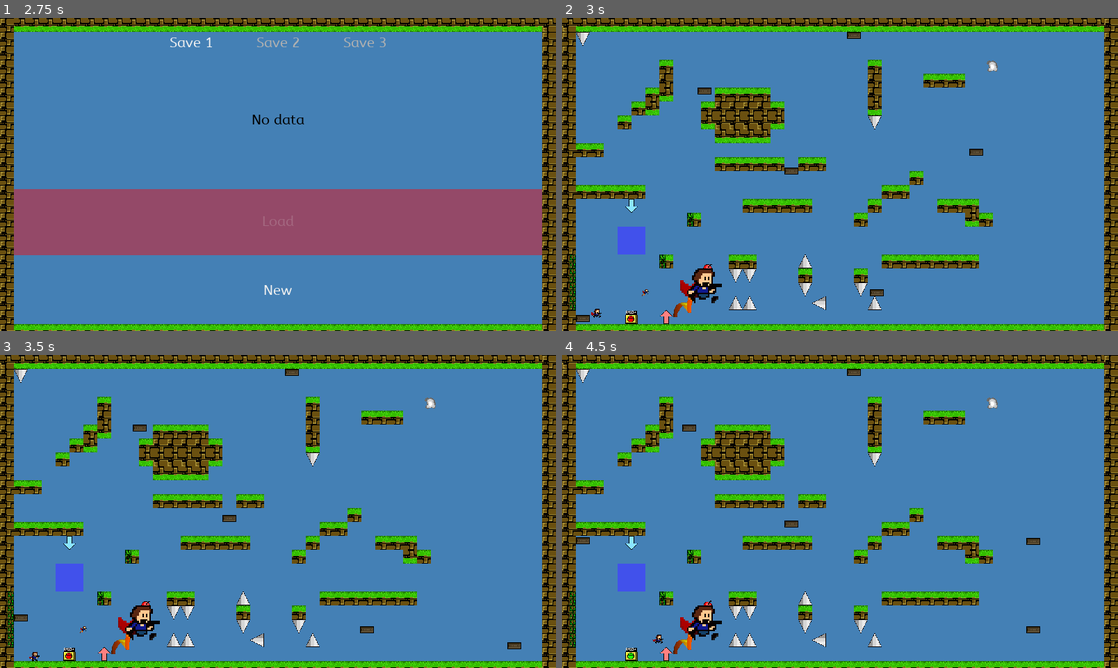
Above: before the commit, frames 1-4 (two rows, left to right).
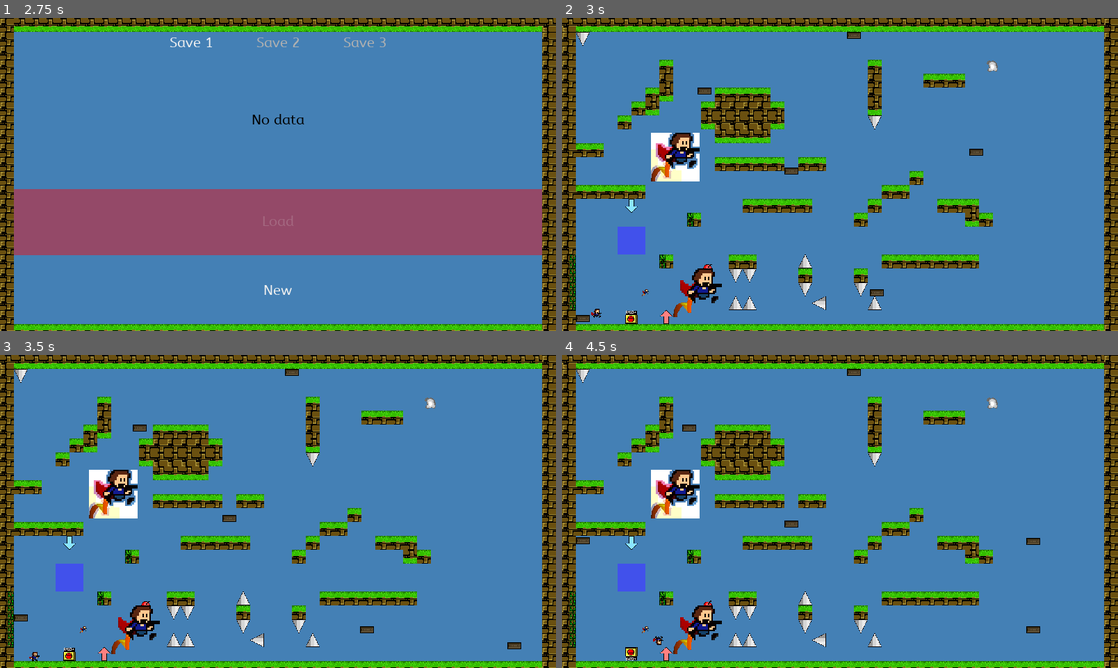
Above: after the commit, the same moments.

Repository: Smartkin/i-wanna-go-through-time-game-jam-edition
Game: Godot game, scene res://Rooms/Title.tscn
The game is run twice, just before and just after one commit, with the same random seed, the same clock (stepped at 60 frames per second) and the same inputs. Sound files missing from this copy of the repository are replaced by a short silence.
Inputs (mouse positions are in pixels of both pictures, inside the frame that each line leads up to):
- Up to frame 1 (2.75 s): click "Options" at 0.5 s; click "Back" at 1.25 s; click "Start Game" at 2 s
- Up to frame 2 (3 s): click "New" at 2.75 s
- Up to frame 3 (3.5 s): no input
- Up to frame 4 (4.5 s): tap Enter at 3.5 s; move the mouse to (962, 495) at 3.52 s; hold Right (right) 3.53-4.28 s; hold Z (shoot) 3.53-4.28 s; click (962, 495) at 3.67 s; tap Shift (jump) at 3.77, 4.07 s; tap X (dash, bound only after the commit) at 3.8, 4.35 s; move the mouse to (728, 527) at 4.27 s; hold Down (down) from 4.28 s (still down)

Frame 1 is identical in both runs. In frame 2, 1.3% of the frame differs, in the area x 16-25%, y 36-53%; in frame 3, 1.3%; in frame 4, 1.4%, in the area x 11-25%, y 36-98%.

Commit message:
Add dash ability

Diff:
--- /dev/null
+++ b/Objects/Items/Ability.tscn
@@ -0,0 +1,27 @@
+[gd_scene load_steps=5 format=2]
+
+[ext_resource path="res://icon.png" type="Texture" id=1]
+[ext_resource path="res://Scripts/Items/Ability.gd" type="Script" id=2]
+
+[sub_resource type="CanvasItemMaterial" id=1]
+blend_mode = 4
+
+[sub_resource type="RectangleShape2D" id=2]
+extents = Vector2( 56, 56 )
+
+[node name="Ability" type="Sprite" groups=["Saved"]]
+material = SubResource( 1 )
+position = Vector2( 56, 56 )
+texture = ExtResource( 1 )
+script = ExtResource( 2 )
+__meta__ = {
+"_edit_group_": true
+}
+
+[node name="Area2D" type="Area2D" parent="."]
+collision_layer = 0
+
+[node name="CollisionShape2D" type="CollisionShape2D" parent="Area2D"]
+shape = SubResource( 2 )
+
+[connection signal="body_entered" from="Area2D" to="." method="_on_Area2D_body_entered"]
--- a/Objects/Player/Player.tscn
+++ b/Objects/Player/Player.tscn
@@ -121,5 +121,15 @@
 position = Vector2( 8, 6 )
 shape = SubResource( 17 )
 
+[node name="DashTimer" type="Timer" parent="."]
+unique_name_in_owner = true
+process_mode = 0
+one_shot = true
+
+[node name="DashTween" type="Tween" parent="."]
+playback_process_mode = 0
+
 [connection signal="body_entered" from="GrabHitbox" to="." method="_on_Grab_body_entered"]
 [connection signal="body_exited" from="GrabHitbox" to="." method="_on_Grab_body_exited"]
+[connection signal="timeout" from="DashTimer" to="." method="_on_DashTimer_timeout"]
+[connection signal="tween_completed" from="DashTween" to="." method="_on_DashTween_tween_completed"]
--- a/Objects/Player/PlayerController.tscn
+++ b/Objects/Player/PlayerController.tscn
@@ -103,6 +103,9 @@
 texture = ExtResource( 6 )
 stretch_mode = 4
 
+[node name="CameraTween" type="Tween" parent="."]
+
+[connection signal="dashed" from="Player" to="." method="_on_Player_dashed"]
 [connection signal="dead" from="Player" to="." method="_on_Player_dead"]
 [connection signal="shoot" from="Player" to="." method="_on_Player_shoot"]
 [connection signal="sound" from="Player" to="." method="_on_Player_sound"]
--- a/Rooms/Options.tscn
+++ b/Rooms/Options.tscn
@@ -319,7 +319,7 @@
 
 [node name="Left" type="Button" parent="OptionsTabs/KeyboardOptionsTab"]
 margin_right = 1280.0
-margin_bottom = 48.0
+margin_bottom = 44.0
 size_flags_vertical = 3
 custom_colors/font_color_hover = Color( 0, 0.992157, 0.827451, 0.490196 )
 custom_styles/hover = ExtResource( 4 )
@@ -333,9 +333,9 @@
 bind = "left"
 
 [node name="Right" type="Button" parent="OptionsTabs/KeyboardOptionsTab"]
-margin_top = 52.0
-margin_right = 1280.0
-margin_bottom = 100.0
+margin_top = 48.0
+margin_right = 1280.0
+margin_bottom = 92.0
 size_flags_vertical = 3
 custom_colors/font_color_hover = Color( 0, 0.992157, 0.827451, 0.490196 )
 custom_styles/hover = ExtResource( 4 )
@@ -349,9 +349,9 @@
 bind = "right"
 
 [node name="Up" type="Button" parent="OptionsTabs/KeyboardOptionsTab"]
-margin_top = 104.0
-margin_right = 1280.0
-margin_bottom = 152.0
+margin_top = 96.0
+margin_right = 1280.0
+margin_bottom = 140.0
 size_flags_vertical = 3
 custom_colors/font_color_hover = Color( 0, 0.992157, 0.827451, 0.490196 )
 custom_styles/hover = ExtResource( 4 )
@@ -365,9 +365,9 @@
 bind = "up"
 
 [node name="Down" type="Button" parent="OptionsTabs/KeyboardOptionsTab"]
-margin_top = 156.0
-margin_right = 1280.0
-margin_bottom = 204.0
+margin_top = 144.0
+margin_right = 1280.0
+margin_bottom = 188.0
 size_flags_vertical = 3
 custom_colors/font_color_hover = Color( 0, 0.992157, 0.827451, 0.490196 )
 custom_styles/hover = ExtResource( 4 )
@@ -381,9 +381,9 @@
 bind = "down"
 
 [node name="Jump" type="Button" parent="OptionsTabs/KeyboardOptionsTab"]
-margin_top = 208.0
-margin_right = 1280.0
-margin_bottom = 256.0
+margin_top = 192.0
+margin_right = 1280.0
+margin_bottom = 236.0
 size_flags_vertical = 3
 custom_colors/font_color_hover = Color( 0, 0.992157, 0.827451, 0.490196 )
 custom_styles/hover = ExtResource( 4 )
@@ -396,10 +396,26 @@
 script = ExtResource( 9 )
 bind = "jump"
 
+[node name="Dash" type="Button" parent="OptionsTabs/KeyboardOptionsTab"]
+margin_top = 240.0
+margin_right = 1280.0
+margin_bottom = 284.0
+size_flags_vertical = 3
+custom_colors/font_color_hover = Color( 0, 0.992157, 0.827451, 0.490196 )
+custom_styles/hover = ExtResource( 4 )
+custom_styles/pressed = ExtResource( 5 )
+custom_styles/focus = SubResource( 10 )
+custom_styles/disabled = ExtResource( 6 )
+custom_styles/normal = ExtResource( 2 )
+text = "Dash"
+align = 0
+script = ExtResource( 9 )
+bind = "dash"
+
 [node name="Shoot" type="Button" parent="OptionsTabs/KeyboardOptionsTab"]
-margin_top = 260.0
-margin_right = 1280.0
-margin_bottom = 308.0
+margin_top = 288.0
+margin_right = 1280.0
+margin_bottom = 332.0
 size_flags_vertical = 3
 custom_colors/font_color_hover = Color( 0, 0.992157, 0.827451, 0.490196 )
 custom_styles/hover = ExtResource( 4 )
@@ -413,9 +429,9 @@
 bind = "shoot"
 
 [node name="Restart" type="Button" parent="OptionsTabs/KeyboardOptionsTab"]
-margin_top = 312.0
-margin_right = 1280.0
-margin_bottom = 360.0
+margin_top = 336.0
+margin_right = 1280.0
+margin_bottom = 380.0
 size_flags_vertical = 3
 custom_colors/font_color_hover = Color( 0, 0.992157, 0.827451, 0.490196 )
 custom_styles/hover = ExtResource( 4 )
@@ -429,9 +445,9 @@
 bind = "restart"
 
 [node name="Skip" type="Button" parent="OptionsTabs/KeyboardOptionsTab"]
-margin_top = 364.0
-margin_right = 1280.0
-margin_bottom = 412.0
+margin_top = 384.0
+margin_right = 1280.0
+margin_bottom = 428.0
 size_flags_vertical = 3
 custom_colors/font_color_hover = Color( 0, 0.992157, 0.827451, 0.490196 )
 custom_styles/hover = ExtResource( 4 )
@@ -445,9 +461,9 @@
 bind = "skip"
 
 [node name="Suicide" type="Button" parent="OptionsTabs/KeyboardOptionsTab"]
-margin_top = 416.0
-margin_right = 1280.0
-margin_bottom = 464.0
+margin_top = 432.0
+margin_right = 1280.0
+margin_bottom = 476.0
 size_flags_vertical = 3
 custom_colors/font_color_hover = Color( 0, 0.992157, 0.827451, 0.490196 )
 custom_styles/hover = ExtResource( 4 )
@@ -461,9 +477,9 @@
 bind = "suicide"
 
 [node name="Pause" type="Button" parent="OptionsTabs/KeyboardOptionsTab"]
-margin_top = 468.0
-margin_right = 1280.0
-margin_bottom = 516.0
+margin_top = 480.0
+margin_right = 1280.0
+margin_bottom = 524.0
 size_flags_vertical = 3
 custom_colors/font_color_hover = Color( 0, 0.992157, 0.827451, 0.490196 )
 custom_styles/hover = ExtResource( 4 )
@@ -477,9 +493,9 @@
 bind = "pause"
 
 [node name="ResetControls" type="Button" parent="OptionsTabs/KeyboardOptionsTab"]
-margin_top = 520.0
-margin_right = 1280.0
-margin_bottom = 568.0
+margin_top = 528.0
+margin_right = 1280.0
+margin_bottom = 572.0
 size_flags_vertical = 3
 custom_colors/font_color_hover = Color( 0, 0.992157, 0.827451, 0.490196 )
 custom_styles/hover = ExtResource( 4 )
@@ -491,7 +507,7 @@
 align = 0
 
 [node name="BackKeyboard" type="Button" parent="OptionsTabs/KeyboardOptionsTab"]
-margin_top = 572.0
+margin_top = 576.0
 margin_right = 1280.0
 margin_bottom = 620.0
 size_flags_vertical = 3
@@ -511,9 +527,8 @@
 script = ExtResource( 14 )
 
 [node name="Left" type="Button" parent="OptionsTabs/ControllerOptionsTab"]
-margin_top = 43.0
-margin_right = 1280.0
-margin_bottom = 87.0
+margin_right = 1280.0
+margin_bottom = 44.0
 size_flags_vertical = 3
 custom_colors/font_color_hover = Color( 0, 0.992157, 0.827451, 0.490196 )
 custom_styles/hover = ExtResource( 4 )
@@ -528,9 +543,9 @@
 controller_bind = true
 
 [node name="Right" type="Button" parent="OptionsTabs/ControllerOptionsTab"]
-margin_top = 91.0
-margin_right = 1280.0
-margin_bottom = 135.0
+margin_top = 48.0
+margin_right = 1280.0
+margin_bottom = 92.0
 size_flags_vertical = 3
 custom_colors/font_color_hover = Color( 0, 0.992157, 0.827451, 0.490196 )
 custom_styles/hover = ExtResource( 4 )
@@ -545,9 +560,9 @@
 controller_bind = true
 
 [node name="Up" type="Button" parent="OptionsTabs/ControllerOptionsTab"]
-margin_top = 139.0
-margin_right = 1280.0
-margin_bottom = 183.0
+margin_top = 96.0
+margin_right = 1280.0
+margin_bottom = 140.0
 size_flags_vertical = 3
 custom_colors/font_color_hover = Color( 0, 0.992157, 0.827451, 0.490196 )
 custom_styles/hover = ExtResource( 4 )
@@ -562,9 +577,9 @@
 controller_bind = true
 
 [node name="Down" type="Button" parent="OptionsTabs/ControllerOptionsTab"]
-margin_top = 187.0
-margin_right = 1280.0
-margin_bottom = 231.0
+margin_top = 144.0
+margin_right = 1280.0
+margin_bottom = 188.0
 size_flags_vertical = 3
 custom_colors/font_color_hover = Color( 0, 0.992157, 0.827451, 0.490196 )
 custom_styles/hover = ExtResource( 4 )
@@ -579,9 +594,9 @@
 controller_bind = true
 
 [node name="Jump" type="Button" parent="OptionsTabs/ControllerOptionsTab"]
-margin_top = 235.0
-margin_right = 1280.0
-margin_bottom = 279.0
+margin_top = 192.0
+margin_right = 1280.0
+margin_bottom = 236.0
 size_flags_vertical = 3
 custom_colors/font_color_hover = Color( 0, 0.992157, 0.827451, 0.490196 )
 custom_styles/hover = ExtResource( 4 )
@@ -595,10 +610,27 @@
 bind = "jump"
 controller_bind = true
 
+[node name="Dash" type="Button" parent="OptionsTabs/ControllerOptionsTab"]
+margin_top = 240.0
+margin_right = 1280.0
+margin_bottom = 284.0
+size_flags_vertical = 3
+custom_colors/font_color_hover = Color( 0, 0.992157, 0.827451, 0.490196 )
+custom_styles/hover = ExtResource( 4 )
+custom_styles/pressed = ExtResource( 5 )
+custom_styles/focus = SubResource( 10 )
+custom_styles/disabled = ExtResource( 6 )
+custom_styles/normal = ExtResource( 2 )
+text = "Dash"
+align = 0
+script = ExtResource( 9 )
+bind = "dash"
+controller_bind = true
+
 [node name="Shoot" type="Button" parent="OptionsTabs/ControllerOptionsTab"]
-margin_top = 283.0
-margin_right = 1280.0
-margin_bottom = 327.0
+margin_top = 288.0
+margin_right = 1280.0
+margin_bottom = 332.0
 size_flags_vertical = 3
 custom_colors/font_color_hover = Color( 0, 0.992157, 0.827451, 0.490196 )
 custom_styles/hover = ExtResource( 4 )
@@ -613,9 +645,9 @@
 controller_bind = true
 
 [node name="Restart" type="Button" parent="OptionsTabs/ControllerOptionsTab"]
-margin_top = 331.0
-margin_right = 1280.0
-margin_bottom = 375.0
+margin_top = 336.0
+margin_right = 1280.0
+margin_bottom = 380.0
 size_flags_vertical = 3
 custom_colors/font_color_hover = Color( 0, 0.992157, 0.827451, 0.490196 )
 custom_styles/hover = ExtResource( 4 )
@@ -630,9 +662,9 @@
 controller_bind = true
 
 [node name="Skip" type="Button" parent="OptionsTabs/ControllerOptionsTab"]
-margin_top = 379.0
-margin_right = 1280.0
-margin_bottom = 423.0
+margin_top = 384.0
+margin_right = 1280.0
+margin_bottom = 428.0
 size_flags_vertical = 3
 custom_colors/font_color_hover = Color( 0, 0.992157, 0.827451, 0.490196 )
 custom_styles/hover = ExtResource( 4 )
@@ -647,9 +679,9 @@
 controller_bind = true
 
 [node name="Suicide" type="Button" parent="OptionsTabs/ControllerOptionsTab"]
-margin_top = 427.0
-margin_right = 1280.0
-margin_bottom = 471.0
+margin_top = 432.0
+margin_right = 1280.0
+margin_bottom = 476.0
 size_flags_vertical = 3
 custom_colors/font_color_hover = Color( 0, 0.992157, 0.827451, 0.490196 )
 custom_styles/hover = ExtResource( 4 )
@@ -664,9 +696,9 @@
 controller_bind = true
 
 [node name="Pause" type="Button" parent="OptionsTabs/ControllerOptionsTab"]
-margin_top = 475.0
-margin_right = 1280.0
-margin_bottom = 519.0
+margin_top = 480.0
+margin_right = 1280.0
+margin_bottom = 524.0
 size_flags_vertical = 3
 custom_colors/font_color_hover = Color( 0, 0.992157, 0.827451, 0.490196 )
 custom_styles/hover = ExtResource( 4 )
@@ -681,9 +713,9 @@
 controller_bind = true
 
 [node name="ResetControls" type="Button" parent="OptionsTabs/ControllerOptionsTab"]
-margin_top = 523.0
-margin_right = 1280.0
-margin_bottom = 567.0
+margin_top = 528.0
+margin_right = 1280.0
+margin_bottom = 572.0
 size_flags_vertical = 3
 custom_colors/font_color_hover = Color( 0, 0.992157, 0.827451, 0.490196 )
 custom_styles/hover = ExtResource( 4 )
@@ -695,7 +727,7 @@
 align = 0
 
 [node name="BackKeyboard" type="Button" parent="OptionsTabs/ControllerOptionsTab"]
-margin_top = 571.0
+margin_top = 576.0
 margin_right = 1280.0
 margin_bottom = 620.0
 size_flags_vertical = 3
@@ -758,6 +790,8 @@
 [connection signal="key_bind_pressed" from="OptionsTabs/KeyboardOptionsTab/Down" to="." method="_on_ButtonBind_key_bind_pressed"]
 [connection signal="pressed" from="OptionsTabs/KeyboardOptionsTab/Down" to="OptionsTabs/KeyboardOptionsTab/Down" method="_on_KeyBind_pressed"]
 [connection signal="pressed" from="OptionsTabs/KeyboardOptionsTab/Jump" to="OptionsTabs/KeyboardOptionsTab/Jump" method="_on_KeyBind_pressed"]
+[connection signal="key_bind_pressed" from="OptionsTabs/KeyboardOptionsTab/Dash" to="." method="_on_ButtonBind_key_bind_pressed"]
+[connection signal="pressed" from="OptionsTabs/KeyboardOptionsTab/Dash" to="OptionsTabs/KeyboardOptionsTab/Dash" method="_on_KeyBind_pressed"]
 [connection signal="key_bind_pressed" from="OptionsTabs/KeyboardOptionsTab/Shoot" to="." method="_on_ButtonBind_key_bind_pressed"]
 [connection signal="pressed" from="OptionsTabs/KeyboardOptionsTab/Shoot" to="OptionsTabs/KeyboardOptionsTab/Shoot" method="_on_KeyBind_pressed"]
 [connection signal="pressed" from="OptionsTabs/KeyboardOptionsTab/Restart" to="OptionsTabs/KeyboardOptionsTab/Restart" method="_on_KeyBind_pressed"]
@@ -778,6 +812,8 @@
 [connection signal="pressed" from="OptionsTabs/ControllerOptionsTab/Down" to="OptionsTabs/ControllerOptionsTab/Down" method="_on_KeyBind_pressed"]
 [connection signal="key_bind_pressed" from="OptionsTabs/ControllerOptionsTab/Jump" to="." method="_on_ButtonBind_key_bind_pressed"]
 [connection signal="pressed" from="OptionsTabs/ControllerOptionsTab/Jump" to="OptionsTabs/ControllerOptionsTab/Jump" method="_on_KeyBind_pressed"]
+[connection signal="key_bind_pressed" from="OptionsTabs/ControllerOptionsTab/Dash" to="." method="_on_ButtonBind_key_bind_pressed"]
+[connection signal="pressed" from="OptionsTabs/ControllerOptionsTab/Dash" to="OptionsTabs/ControllerOptionsTab/Dash" method="_on_KeyBind_pressed"]
 [connection signal="pressed" from="OptionsTabs/ControllerOptionsTab/Shoot" to="OptionsTabs/ControllerOptionsTab/Shoot" method="_on_KeyBind_pressed"]
 [connection signal="key_bind_pressed" from="OptionsTabs/ControllerOptionsTab/Restart" to="." method="_on_ButtonBind_key_bind_pressed"]
 [connection signal="pressed" from="OptionsTabs/ControllerOptionsTab/Restart" to="OptionsTabs/ControllerOptionsTab/Restart" method="_on_KeyBind_pressed"]
--- /dev/null
+++ b/Scripts/Items/Ability.gd
@@ -0,0 +1,17 @@
+class_name Ability
+extends Sprite
+
+
+enum ABILITIES {DOUBLE_JUMP, SHOOT, DOT_KID, DASH, INVALID = -1}
+export(ABILITIES) var id = ABILITIES.INVALID
+
+func _on_scene_built() -> void:
+	if WorldController.check_item(id) and id != -1:
+		queue_free()
+
+func _on_Area2D_body_entered(body):
+	if id == -1:
+		return
+	WorldController.save_item(id)
+	WorldController.save_game()
+	queue_free()
--- a/Scripts/Items/Chip.gd
+++ b/Scripts/Items/Chip.gd
@@ -5,12 +5,12 @@
 export(CHIPS) var id = CHIPS.INVALID
 
 func _on_scene_built() -> void:
-	if WorldController.check_item(id) and id != -1:
+	if WorldController.check_chip(id) and id != -1:
 		queue_free()
 
 func _on_Area2D_body_entered(body):
 	if id == -1:
 		return
-	WorldController.save_item(id)
+	WorldController.save_chip(id)
 	WorldController.save_game()
 	queue_free()
--- a/Scripts/Player/Player.gd
+++ b/Scripts/Player/Player.gd
@@ -5,6 +5,7 @@
 signal dead
 signal shoot
 signal sound
+signal dashed
 
 # Enums
 enum STATE {
@@ -12,6 +13,7 @@
 	GRAB,
 	CUTSCENE,
 	DEAD,
+	DASH,
 }
 enum DIRECTION_H {
 	LEFT = -1,
@@ -37,6 +39,7 @@
 const DEFAULT_JUMP := 450
 const DEFAULT_DJUMP := 350
 const DEFAULT_GRAV := 20
+const DEFAULT_DASH_POWER := 1500
 const MAX_SLOP_ANGLE := deg2rad(50)
 const VINE_SLIDE_OFFSET := Vector2(9, 6)
 
@@ -45,6 +48,7 @@
 var snap := GROUND_SNAP
 var can_jump := true
 var can_djump := true
+var can_dash := true
 var set_run_sprite := false
 var lose_djump := false
 var can_save := false
@@ -89,6 +93,8 @@
 		# Regain jumping
 		can_jump = true
 		can_djump = true
+		if $DashTimer.is_stopped() and not can_dash:
+			$DashTimer.start()
 		coyote_frames = MAX_COYOTE
 		snap = cur_snap
 	else: # When ground is left give some leeway before taking the single jump away
@@ -156,7 +162,7 @@
 				speed.y = jump_height
 				jumped = true
 				emit_signal("sound", "Jump")
-			elif (can_djump):
+			elif (can_djump and WorldController.check_item(Ability.ABILITIES.DOUBLE_JUMP)):
 				had_djump = false
 				speed.y = djump_height
 				can_djump = false
@@ -197,6 +203,17 @@
 		$Sprite.flip_h = (direction == DIRECTION_H.LEFT)
 		_mirror_hitbox_hor(direction)
 
+func dash(direction: int = DIRECTION_H.IDLE) -> void:
+	if direction == DIRECTION_H.IDLE:
+		direction = -1 if $Sprite.flip_h else 1
+	$DashTween.interpolate_property(self, "speed", Vector2(DEFAULT_DASH_POWER * direction, 0), \
+		Vector2(DEFAULT_DASH_POWER * direction, 0), 0.08, Tween.TRANS_LINEAR, Tween.EASE_OUT)
+	$DashTween.start()
+	can_dash = false
+	gravity = 0
+	emit_signal("dashed")
+
+
 # Player shooting logic
 func shoot() -> void:
 	var direction = face_direction
@@ -358,6 +375,9 @@
 	match cur_state:
 		STATE.RUN:
 			run(direction)
+			if (can_dash and WorldController.check_item(Ability.ABILITIES.DASH) and Input.is_action_just_pressed("dash")):
+				dash(direction)
+				cur_state = STATE.DASH
 		STATE.GRAB:
 			run(direction)
 			action = _slide_on_grab(direction)
@@ -376,7 +396,8 @@
 		if (can_save): # Check if we are standing in a save point
 			WorldController.save_game()
 			save_point.save()
-		shoot()
+		if (WorldController.check_item(Ability.ABILITIES.SHOOT)):
+			shoot()
 	_debug_inputs()
 
 # Handle any specific needed collisions
@@ -399,3 +420,13 @@
 	print("Left grabbable surface")
 	_revert_state("_reset_sprite")
 	grabbables.erase(body) # We don't perform any checks since a body MUST be entered before it can be left
+
+
+func _on_DashTimer_timeout():
+	can_dash = true
+
+
+func _on_DashTween_tween_completed(object, key):
+	speed.x = 0
+	gravity = DEFAULT_GRAV if !WorldController.reverse_grav else -DEFAULT_GRAV
+	cur_state = STATE.RUN
--- a/Scripts/Player/PlayerController.gd
+++ b/Scripts/Player/PlayerController.gd
@@ -67,3 +67,9 @@
 	player_dead = true
 	WorldController.cur_save_data.deaths += 1
 	WorldController.save_to_file() # Save only deaths/time
+
+
+func _on_Player_dashed():
+	$CameraTween.interpolate_property($Camera, "offset", Vector2(-20, -20), \
+		Vector2(0, 0), 0.1, Tween.TRANS_ELASTIC, Tween.EASE_OUT)
+	$CameraTween.start()
--- a/Scripts/UI/InGame/AgeSelector.gd
+++ b/Scripts/UI/InGame/AgeSelector.gd
@@ -4,6 +4,6 @@
 
 func _on_IceAge_pressed():
 	var btn := get_node("%IceAge")
-	if WorldController.check_item(btn.required_chip):
+	if WorldController.check_chip(btn.required_chip):
 		WorldController.pause_physics()
 		get_tree().change_scene(btn.age_scene)
--- a/Scripts/UI/Options/ControlBindButton.gd
+++ b/Scripts/UI/Options/ControlBindButton.gd
@@ -4,7 +4,7 @@
 
 # Button bindings, should be named exactly like in InputMap
 export(String, "left", "right", "up", "down", "jump", \
-	"shoot", "restart", "skip", "suicide", "pause") var bind
+	"shoot", "restart", "skip", "suicide", "pause", "dash") var bind
 # Whether this button binds a controller input
 export(bool) var controller_bind = false
 
--- a/Scripts/WorldController.gd
+++ b/Scripts/WorldController.gd
@@ -36,6 +36,7 @@
 		"milliseconds": 0
 	},
 	"chips": {},
+	"items": {},
 	"scene": "res://TestBed.tscn",
 	"sceneName": "TestBed",
 	"reverse_grav": false,
@@ -55,6 +56,7 @@
 		"up": KEY_UP,
 		"down": KEY_DOWN,
 		"jump": KEY_SHIFT,
+		"dash": ord("X"),
 		"shoot": ord("Z"),
 		"restart": ord("R"),
 		"skip": ord("S"),
@@ -67,6 +69,7 @@
 		"up": JOY_DPAD_UP,
 		"down": JOY_DPAD_DOWN,
 		"jump": JOY_SONY_X,
+		"dash": JOY_ANALOG_R2,
 		"shoot": JOY_SONY_SQUARE,
 		"restart": JOY_SONY_TRIANGLE,
 		"skip": JOY_SONY_CIRCLE,
@@ -330,6 +333,7 @@
 	config.set_value("keyboard", "up", cur_config.keyboard_controls.up)
 	config.set_value("keyboard", "down", cur_config.keyboard_controls.down)
 	config.set_value("keyboard", "jump", cur_config.keyboard_controls.jump)
+	config.set_value("keyboard", "dash", cur_config.keyboard_controls.dash)
 	config.set_value("keyboard", "shoot", cur_config.keyboard_controls.shoot)
 	config.set_value("keyboard", "restart", cur_config.keyboard_controls.restart)
 	config.set_value("keyboard", "skip", cur_config.keyboard_controls.skip)
@@ -340,6 +344,7 @@
 	config.set_value("controller", "up", cur_config.controller_controls.up)
 	config.set_value("controller", "down", cur_config.controller_controls.down)
 	config.set_value("controller", "jump", cur_config.controller_controls.jump)
+	config.set_value("controller", "dash", cur_config.controller_controls.dash)
 	config.set_value("controller", "shoot", cur_config.controller_controls.shoot)
 	config.set_value("controller", "restart", cur_config.controller_controls.restart)
 	config.set_value("controller", "skip", cur_config.controller_controls.skip)
@@ -347,11 +352,18 @@
 	config.set_value("controller", "pause", cur_config.controller_controls.pause)
 	config.save(_get_config_path())
 
+func save_chip(id: int) -> void:
+	cur_save_data.chips[String(id)] = true
+
+func check_chip(id: int) -> bool:
+	return cur_save_data.chips.has(String(id))
+
 func save_item(id: int) -> void:
-	cur_save_data.chips[String(id)] = true
+	cur_save_data.items[String(id)] = true
 
 func check_item(id: int) -> bool:
-	return cur_save_data.chips.has(String(id))
+	return cur_save_data.items.has(String(id))
+
 
 func save_game() -> void:
 	var tree := _scene_tree
@@ -487,6 +499,7 @@
 		cur_config.keyboard_controls.up = config.get_value("keyboard", "up", DEFAULT_CONFIG.keyboard_controls.up)
 		cur_config.keyboard_controls.down = config.get_value("keyboard", "down", DEFAULT_CONFIG.keyboard_controls.down)
 		cur_config.keyboard_controls.jump = config.get_value("keyboard", "jump", DEFAULT_CONFIG.keyboard_controls.jump)
+		cur_config.keyboard_controls.dash = config.get_value("keyboard", "dash", DEFAULT_CONFIG.keyboard_controls.dash)
 		cur_config.keyboard_controls.shoot = config.get_value("keyboard", "shoot", DEFAULT_CONFIG.keyboard_controls.shoot)
 		cur_config.keyboard_controls.restart = config.get_value("keyboard", "restart", DEFAULT_CONFIG.keyboard_controls.restart)
 		cur_config.keyboard_controls.skip = config.get_value("keyboard", "skip", DEFAULT_CONFIG.keyboard_controls.skip)
@@ -497,6 +510,7 @@
 		cur_config.controller_controls.up = config.get_value("controller", "up", DEFAULT_CONFIG.controller_controls.up)
 		cur_config.controller_controls.down = config.get_value("controller", "down", DEFAULT_CONFIG.controller_controls.down)
 		cur_config.controller_controls.jump = config.get_value("controller", "jump", DEFAULT_CONFIG.controller_controls.jump)
+		cur_config.controller_controls.dash = config.get_value("controller", "dash", DEFAULT_CONFIG.controller_controls.dash)
 		cur_config.controller_controls.shoot = config.get_value("controller", "shoot", DEFAULT_CONFIG.controller_controls.shoot)
 		cur_config.controller_controls.restart = config.get_value("controller", "restart", DEFAULT_CONFIG.controller_controls.restart)
 		cur_config.controller_controls.skip = config.get_value("controller", "skip", DEFAULT_CONFIG.controller_controls.skip)
--- a/TestBed.tscn
+++ b/TestBed.tscn
@@ -17,6 +17,7 @@
 [ext_resource path="res://Objects/MusicPlayer.tscn" type="PackedScene" id=15]
 [ext_resource path="res://Objects/Items/Chip.tscn" type="PackedScene" id=16]
 [ext_resource path="res://Objects/Interactables/TimeMachine.tscn" type="PackedScene" id=17]
+[ext_resource path="res://Objects/Items/Ability.tscn" type="PackedScene" id=18]
 
 [node name="TestBed" type="Node2D"]
 __meta__ = {
@@ -25,6 +26,10 @@
 
 [node name="PlayerController" parent="." instance=ExtResource( 2 )]
 position = Vector2( 80, 656 )
+
+[node name="Ability" parent="PlayerController" instance=ExtResource( 18 )]
+position = Vector2( 181, -336 )
+id = 0
 
 [node name="Tiles" parent="." instance=ExtResource( 1 )]
 cell_size = Vector2( 32, 32 )
--- a/project.godot
+++ b/project.godot
@@ -9,6 +9,11 @@
 config_version=4
 
 _global_script_classes=[ {
+"base": "Sprite",
+"class": "Ability",
+"language": "GDScript",
+"path": "res://Scripts/Items/Ability.gd"
+}, {
 "base": "Button",
 "class": "AgeButton",
 "language": "GDScript",
@@ -515,6 +520,7 @@
 "path": "res://Scripts/Water/Water.gd"
 } ]
 _global_script_class_icons={
+"Ability": "",
 "AgeButton": "",
 "Chip": "",
 "GrabbableBase": "",
@@ -742,6 +748,10 @@
 "deadzone": 0.5,
 "events": [  ]
 }
+dash={
+"deadzone": 0.5,
+"events": [  ]
+}
 
 [layer_names]
 
Not shown: 1 places in TestBed.tscn that only renumber resources
